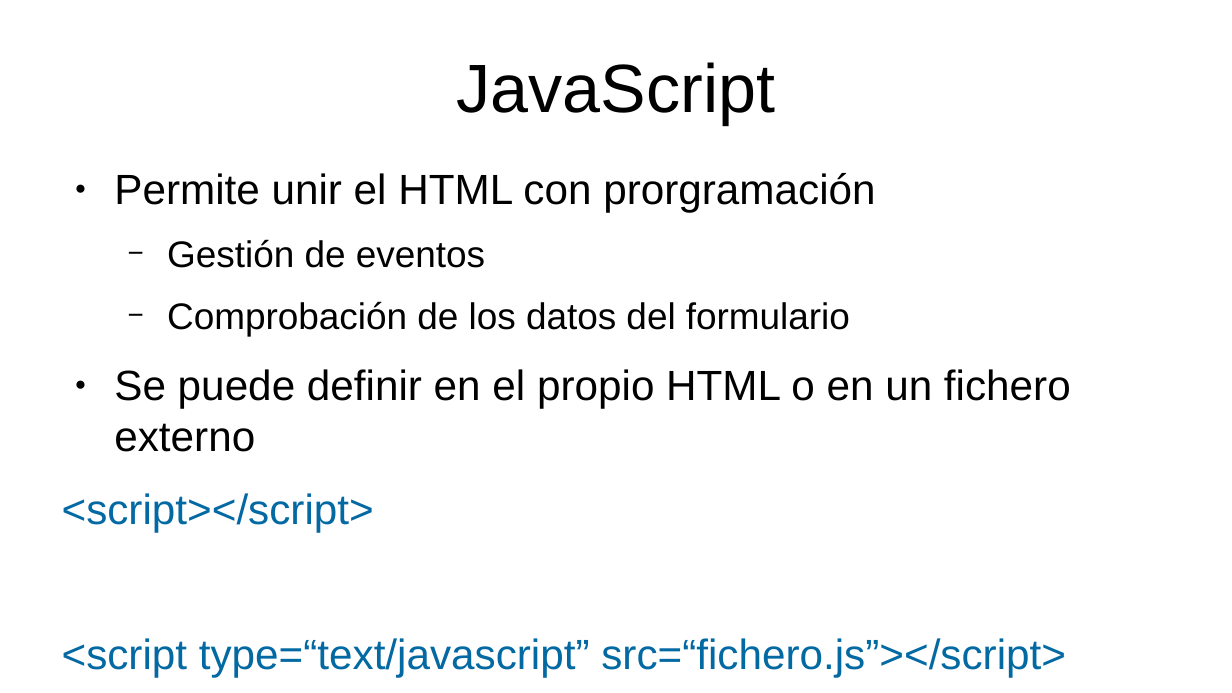
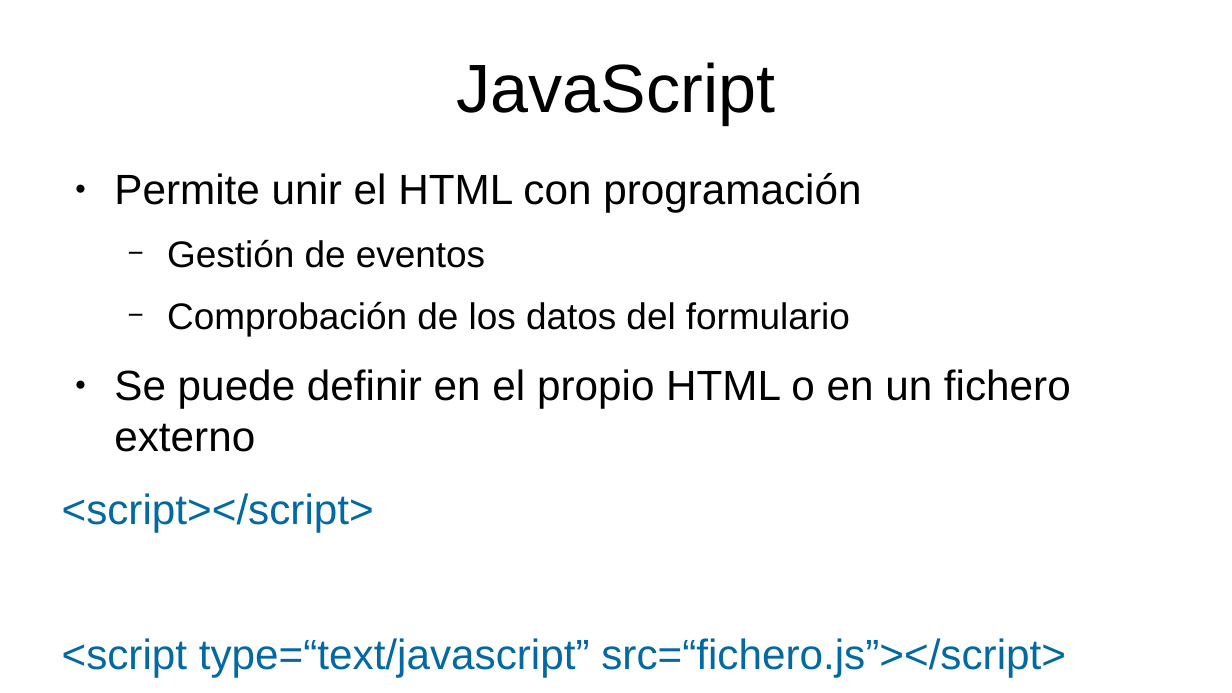
Before and after one commit to mikel-egana-aranguren/EHU-SGSSI-01, a slide deck: slide 37 of SistemasWeb/SistemasWeb.odp. Drawn at 1232x693 pixels with LibreOffice and Linux fonts; fonts in the diff are those of the drawing; background and template pictures are left out. Boxes give left, top, right and bottom in pixels: in the first picture for what was removed or moved away, otherwise in the second. Text is boxed around its words. In the diff, an @@ line names an element or a change of style, - is before the commit and + after.

```diff
--- a/SistemasWeb/SistemasWeb.odp
+++ b/SistemasWeb/SistemasWeb.odp
@@ text at box(114, 173, 861, 212): text changed @@
-● Permite unir el HTML con prorgramación
+● Permite unir el HTML con programación
```
Also in this commit, not shown: 16 other files.
